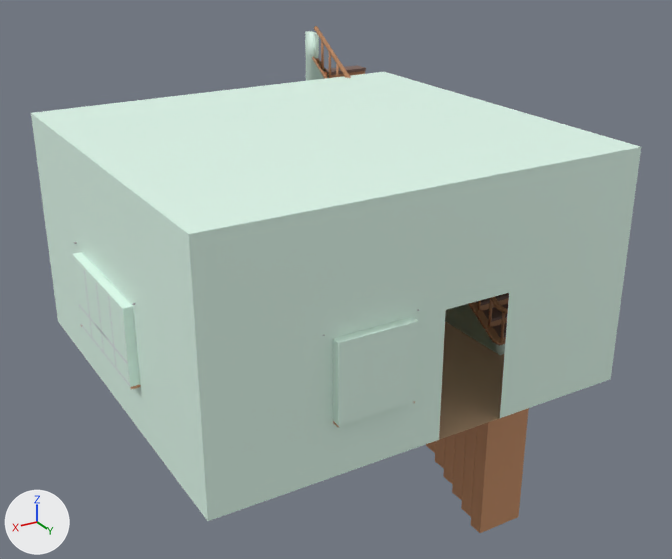
Before and after pictures for a commit that changed the FBX model Assets/3D Objects/ApartmentFBX.fbx.
Both versions are drawn from a 50 mm lens placed at (8.02, 16.41, 7.71), pointed at (-0.06, 2.95, 0.98). The axes (+X, +Y, +Z) are drawn at lower left. The lights are the same throughout. Where no turn or scale is listed for an object, it has been applied to the vertices.

In view in the first picture: 'RailsStairs', 'Stairs', 'Walls'.
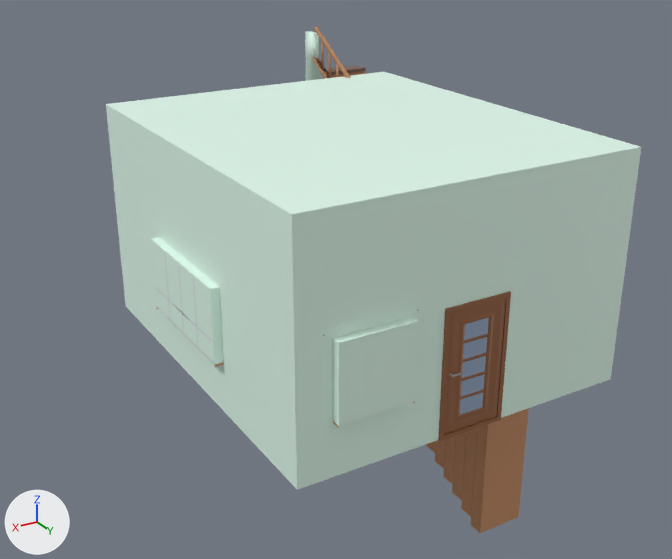
Where the change shows, as pixel boxes [x1, y1, x2, y2] in the pictures (672 x 559 px; the box of a moved part takes in the faces that stretch with it):
'Walls', reshaped (12% narrower, 7% shorter)
    before: [31, 72, 641, 521]
    after: [106, 72, 641, 490]
'Door', shown (brown)
    after: [438, 291, 511, 441]
part 2 of me_plane, moved or reshaped
    before: [31, 104, 504, 521]
    after: [106, 104, 446, 490]
'RailsStairs', unchanged, covered by the edit
    before: [305, 26, 508, 355]
    after: [305, 26, 351, 81]

The edits, one by one:
me_plane_001 has 238 vertices, 226 faces and spans x -0.59..0.59, y -0.06..0.15, z 0.0..2.17.
me_plane_001 is used by ob_door; location (0.51, -0.06, -0.88).
me_plane_001 part 1: the whole mesh is moved by (0.57, -0.05, 0.0).
me_plane has 31 vertices, 24 faces and spans x -3.0..4.48, y 0.0..7.15, z 0.0..4.0.
me_plane is used by ob_walls; location (0.0, 0.0, 0.0).
me_plane part 2: all 12 vertices in x 4.33..4.48, y 0.0..7.0, z 0.0..4.0 are moved by (-1.33, 0.0, 0.0).
Object 'Door' (ob_door) is now shown.
Object 'Door' (ob_door) moves from (0.51, -0.06, -0.88) to (-0.57, 6.98, 0.0).
Object 'Curtain2' (ob_curtain2) moves from (4.48, 3.42, 2.26) to (3.12, 3.42, 2.26).
